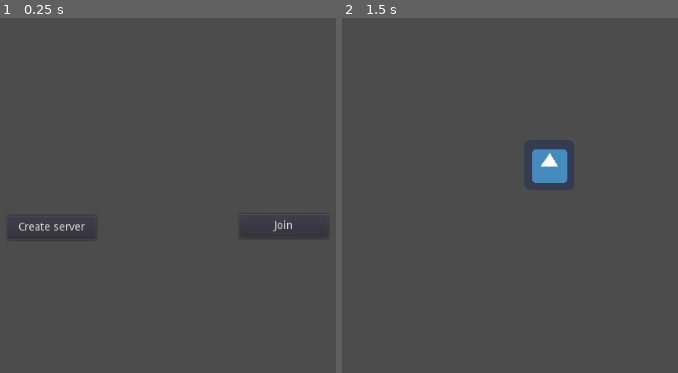
Above: before the commit, frames 1-2 (left to right).
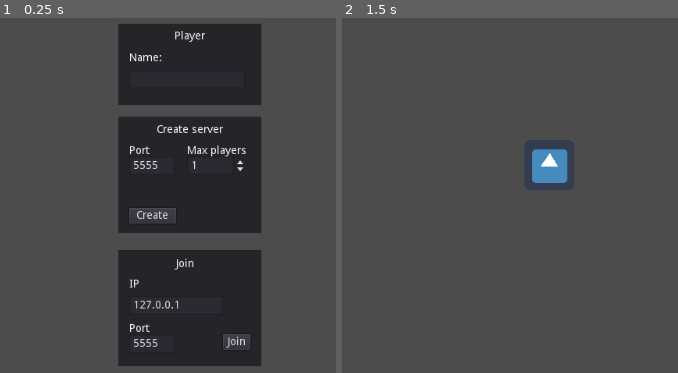
Above: after the commit, the same moments.

Repository: pattlebass/Castlecry-Survival
Game: Godot game, scene res://menus/lobby.tscn
Same seed, same stepped clock (60 frames per second), same inputs: the game is played once before the commit and once after it. The engine's default icon, where the game draws it, is replaced by a stand-in: a white triangle on a blue panel in a dark square.
Inputs:
- Up to frame 1 (0.25 s): no input
- Up to frame 2 (1.5 s): click "Create server" (after the commit: "Create") at 0.5 s; tap Enter at 1.25 s; hold D (right) from 1.28 s (still down)

The runs differ from the first frame. In frame 1, 37% of the frame differs, in the area x 3-97%, y 1-99%; in frame 2, nothing differs.

Commit message:
Add files

Diff:
--- a/Castlecry Survival/gamestate.gd
+++ b/Castlecry Survival/gamestate.gd
@@ -1 +1,8 @@
 extends Node
+
+var player_info = {
+	name = "Player",                                 # How this player will be shown within the GUI
+	net_id = 1,                                      # By default everyone receives "server ID"
+	actor_path = "res://assets/player/player.tscn",  # The class used to represent the player in the game world
+	char_color = Color(1, 1, 1)                      # By default don't modulate the icon color
+}
--- a/Castlecry Survival/menus/lobby.gd
+++ b/Castlecry Survival/menus/lobby.gd
@@ -1,12 +1,21 @@
-extends Control
+extends CanvasLayer
 
-const MAX_PLAYERS = 5
-const PORT = 5555
-
+func _ready():
+	Network.connect("server_created", self, "_on_ready_to_play")
+	Network.connect("join_success", self, "_on_ready_to_play")
+	Network.connect("join_fail", self, "_on_join_fail")
 
 func _on_host_pressed():
-	Network.create_server(PORT, MAX_PLAYERS)
+	Network.server_info.used_port = int($Panel_server/LineEdit_port_host.text)
+	Network.server_info.max_players = int($Panel_server/SpinBox_max_players.value)
 
+	Network.create_server(Network.server_info.used_port, Network.server_info.max_players)
 
 func _on_join_pressed():
-	Network.create_client('127.0.0.1', PORT)
+	Network.create_client($Panel_join/LineEdit_IP.text, int($Panel_join/LineEdit_Port_join.text))
+
+func _on_ready_to_play():
+	get_tree().change_scene("res://game.tscn")
+
+func _on_join_fail():
+	print("Failed to join server")
--- a/Castlecry Survival/menus/lobby.tscn
+++ b/Castlecry Survival/menus/lobby.tscn
@@ -2,29 +2,178 @@
 
 [ext_resource path="res://menus/lobby.gd" type="Script" id=1]
 
-[node name="lobby" type="Control"]
-anchor_right = 1.0
-anchor_bottom = 1.0
+[node name="lobby" type="CanvasLayer"]
 script = ExtResource( 1 )
+
+[node name="Panel_player" type="Panel" parent="."]
+margin_left = 410.0
+margin_top = 68.8249
+margin_right = 593.0
+margin_bottom = 172.825
 __meta__ = {
 "_edit_use_anchors_": false
 }
 
-[node name="host" type="Button" parent="."]
-margin_left = 267.981
-margin_top = 314.983
-margin_right = 381.981
-margin_bottom = 345.983
+[node name="Label" type="Label" parent="Panel_player"]
+margin_left = 14.25
+margin_top = 37.0648
+margin_right = 56.25
+margin_bottom = 51.0648
+text = "Name:"
+__meta__ = {
+"_edit_use_anchors_": false
+}
+
+[node name="Label2" type="Label" parent="Panel_player"]
+margin_left = 72.0
+margin_top = 9.43112
+margin_right = 114.0
+margin_bottom = 23.4311
+text = "Player"
+__meta__ = {
+"_edit_use_anchors_": false
+}
+
+[node name="LineEdit_Name" type="LineEdit" parent="Panel_player"]
+margin_left = 14.25
+margin_top = 59.1844
+margin_right = 162.25
+margin_bottom = 83.1844
+caret_blink = true
+caret_blink_speed = 0.5
+__meta__ = {
+"_edit_use_anchors_": false
+}
+
+[node name="Panel_server" type="Panel" parent="."]
+margin_left = 410.0
+margin_top = 188.322
+margin_right = 593.0
+margin_bottom = 337.322
+__meta__ = {
+"_edit_use_anchors_": false
+}
+
+[node name="host" type="Button" parent="Panel_server"]
+margin_left = 14.0
+margin_top = 117.0
+margin_right = 74.0
+margin_bottom = 137.0
+text = "Create"
+__meta__ = {
+"_edit_use_anchors_": false
+}
+
+[node name="Label" type="Label" parent="Panel_server"]
+margin_left = 49.1669
+margin_top = 9.7767
+margin_right = 134.167
+margin_bottom = 23.7767
 text = "Create server"
+__meta__ = {
+"_edit_use_anchors_": false
+}
 
-[node name="join" type="Button" parent="."]
-margin_left = 565.094
-margin_top = 312.527
-margin_right = 679.094
-margin_bottom = 343.527
+[node name="Label2" type="Label" parent="Panel_server"]
+margin_left = 14.0
+margin_top = 37.4673
+margin_right = 54.0
+margin_bottom = 51.4673
+text = "Port"
+__meta__ = {
+"_edit_use_anchors_": false
+}
+
+[node name="Label3" type="Label" parent="Panel_server"]
+margin_left = 88.25
+margin_top = 37.4673
+margin_right = 164.25
+margin_bottom = 51.4673
+text = "Max players"
+__meta__ = {
+"_edit_use_anchors_": false
+}
+
+[node name="SpinBox_max_players" type="SpinBox" parent="Panel_server"]
+margin_left = 88.0
+margin_top = 51.0
+margin_right = 164.0
+margin_bottom = 75.0
+min_value = 1.0
+max_value = 20.0
+value = 1.0
+__meta__ = {
+"_edit_use_anchors_": false
+}
+
+[node name="LineEdit_port_host" type="LineEdit" parent="Panel_server"]
+margin_left = 14.0
+margin_top = 51.4673
+margin_right = 72.0
+margin_bottom = 75.4673
+text = "5555"
+__meta__ = {
+"_edit_use_anchors_": false
+}
+
+[node name="Panel_join" type="Panel" parent="."]
+margin_left = 410.0
+margin_top = 358.857
+margin_right = 593.0
+margin_bottom = 507.857
+__meta__ = {
+"_edit_use_anchors_": false
+}
+
+[node name="Label" type="Label" parent="Panel_join"]
+margin_left = 74.0
+margin_top = 11.441
+margin_right = 97.0
+margin_bottom = 25.441
 text = "Join"
 __meta__ = {
 "_edit_use_anchors_": false
 }
-[connection signal="pressed" from="host" to="." method="_on_host_pressed"]
-[connection signal="pressed" from="join" to="." method="_on_join_pressed"]
+
+[node name="Label2" type="Label" parent="Panel_join"]
+margin_left = 14.0
+margin_top = 36.8671
+margin_right = 54.0
+margin_bottom = 50.8671
+text = "IP"
+
+[node name="Label3" type="Label" parent="Panel_join"]
+margin_left = 14.0
+margin_top = 93.8671
+margin_right = 54.0
+margin_bottom = 107.867
+text = "Port"
+
+[node name="LineEdit_IP" type="LineEdit" parent="Panel_join"]
+margin_left = 14.0
+margin_top = 59.0
+margin_right = 134.0
+margin_bottom = 83.0
+text = "127.0.0.1"
+
+[node name="LineEdit_Port_join" type="LineEdit" parent="Panel_join"]
+margin_left = 14.25
+margin_top = 107.867
+margin_right = 72.25
+margin_bottom = 131.867
+text = "5555"
+__meta__ = {
+"_edit_use_anchors_": false
+}
+
+[node name="join" type="Button" parent="Panel_join"]
+margin_left = 134.0
+margin_top = 107.867
+margin_right = 169.0
+margin_bottom = 127.867
+text = "Join"
+__meta__ = {
+"_edit_use_anchors_": false
+}
+[connection signal="pressed" from="Panel_server/host" to="." method="_on_host_pressed"]
+[connection signal="pressed" from="Panel_join/join" to="." method="_on_join_pressed"]
--- a/Castlecry Survival/network.gd
+++ b/Castlecry Survival/network.gd
@@ -1,4 +1,17 @@
 extends Node
+
+signal server_created                          # when server is successfully created
+signal join_success                            # When the peer successfully joins a server
+signal join_fail                               # Failed to join a server
+signal player_list_changed                     # List of players has been changed
+
+var players = {}
+
+var server_info = {
+	name = "Server",      # Holds the name of the server
+	max_players = 0,      # Maximum allowed connections
+	used_port = 5656         # Listening port
+}
 
 
 func _ready():
@@ -13,7 +26,10 @@
 	peer.create_server(_port, _max_players)
 	get_tree().network_peer = peer
 
-	get_tree().change_scene("res://game.tscn")
+	emit_signal("server_created")
+
+	# Register the server's player in the local player list
+	register_player(Gamestate.player_info)
 
 func create_client(_ip, _port):
 	var peer = NetworkedMultiplayerENet.new()
@@ -22,6 +38,20 @@
 
 	get_tree().change_scene("res://game.tscn")
 
+remote func register_player(_player_info):
+	if (get_tree().is_network_server()):
+		# We are on the server, so distribute the player list information throughout the connected players
+		for id in players:
+			# Send currently iterated player info to the new player
+			rpc_id(_player_info.net_id, "register_player", players[id])
+			# Send new player info to currently iterated player, skipping the server (which will get the info shortly)
+			if (id != 1):
+				rpc_id(id, "register_player", _player_info)
+
+	# Now to code that will be executed regardless of being on client or server
+	print("Registering player ", _player_info.name, " (", _player_info.net_id, ") to internal player table")
+	players[_player_info.net_id] = _player_info          # Create the player entry in the dictionary
+	emit_signal("player_list_changed")     # And notify that the player list has been changed
 
 func _on_player_connected(id):
 	print("Player connected: " + str(id))
@@ -34,12 +64,19 @@
 
 # Peer trying to connect to server is notified on success
 func _on_connected_to_server():
-	print("Connected to server")
+	emit_signal("join_success")
+	# Update the player_info dictionary with the obtained unique network ID
+	Gamestate.player_info.net_id = get_tree().get_network_unique_id()
+	# Request the server to register this new player across all connected players
+	rpc_id(1, "register_player", Gamestate.player_info)
+	# And register itself on the local list
+	register_player(Gamestate.player_info)
 
 
 # Peer trying to connect to server is notified on failure
 func _on_connection_failed():
-	print("Connection to server failed")
+	emit_signal("join_fail")
+	get_tree().set_network_peer(null)
 
 
 # Peer is notified when disconnected from server
